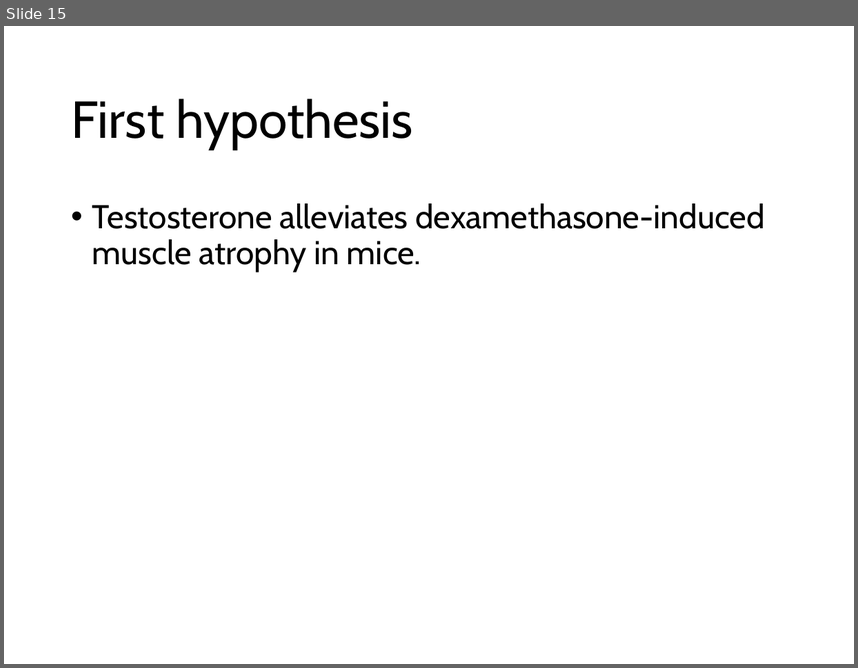
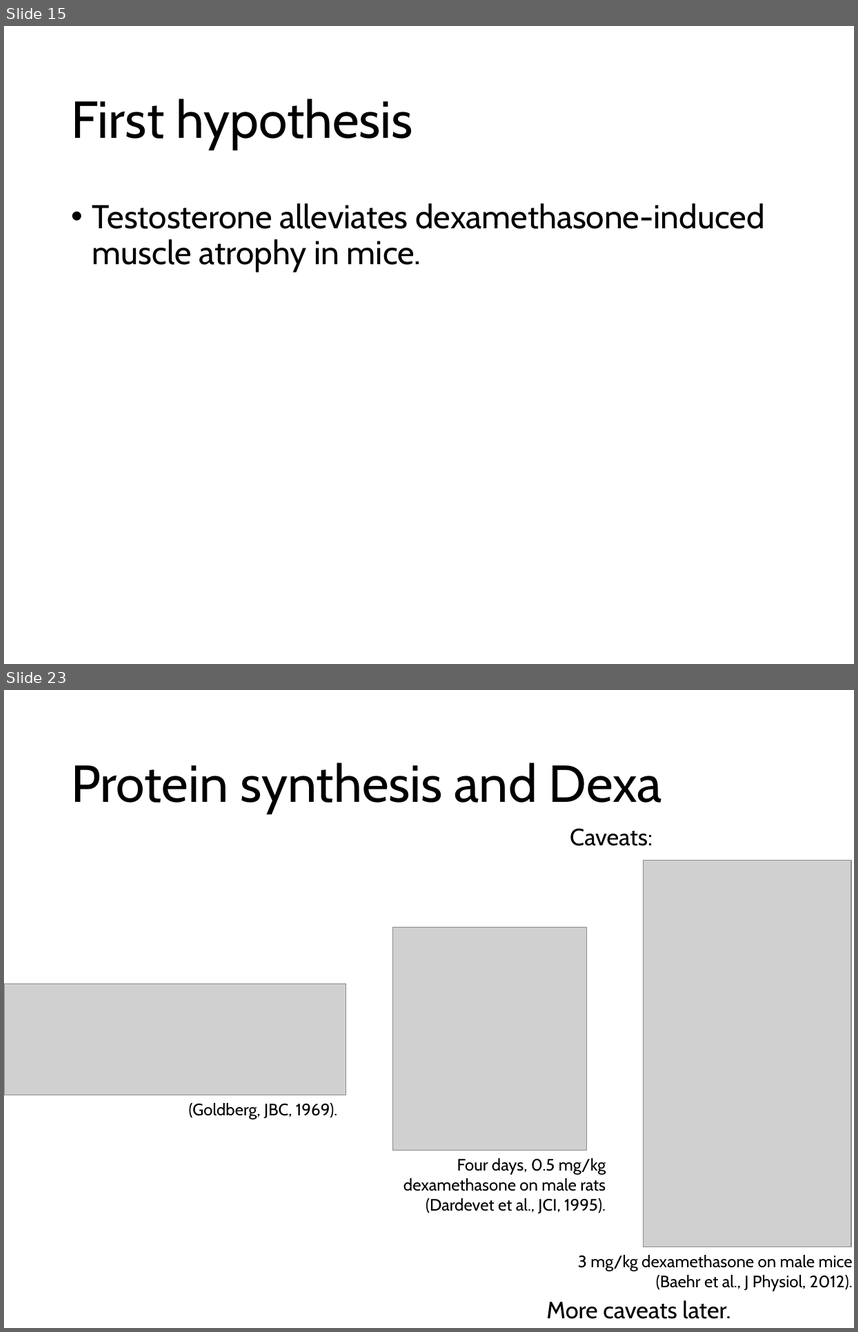
Before and after one commit to nvalexander/dissertation, a slide deck: defense.pptx. Shown one above the other, each under a label of ours: slide 15 before the commit, slides 15 and 23 after it; the slides between them are not shown. The pictures are 858x668 and 858x1332 pixels, drawn with LibreOffice and Linux fonts; fonts in the diff are those of the drawing; grey boxes stand for pictures. Boxes give left, top, right and bottom in pixels: in the first picture for what was removed or moved away, otherwise in the second. Text is boxed around its words. In the diff, an @@ line names an element or a change of style, - is before the commit and + after.

```diff
--- a/defense.pptx
+++ b/defense.pptx
@@ slide 23 added at box(4, 690, 854, 1328), background #FFFFFF @@
@@ title added at box(71, 762, 662, 813), 44 pt, text #000000 @@
+Protein synthesis and Dexa
@@ text added at box(570, 828, 653, 846), 20 pt, text #000000 @@
+Caveats:
@@ picture added at box(643, 860, 851, 1247) @@
@@ picture added at box(393, 927, 587, 1150) @@
@@ picture added at box(4, 983, 346, 1094) @@
@@ text added at box(189, 1103, 337, 1119), 14 pt, text #000000 @@
+(Goldberg, JBC, 1969).
@@ text added at box(404, 1158, 606, 1213), 14 pt, text #000000 @@
+Four days, 0.5 mg/kg dexamethasone on male rats
+(Dardevet et al., JCI, 1995).
@@ text added at box(578, 1254, 853, 1291), 14 pt, text #000000 @@
+3 mg/kg dexamethasone on male mice
+(Baehr et al., J Physiol, 2012).
@@ text added at box(546, 1300, 731, 1319), 20 pt, text #000000 @@
+More caveats later.
```
Also in this commit, not shown: 18 other slides added, 3 other files.
